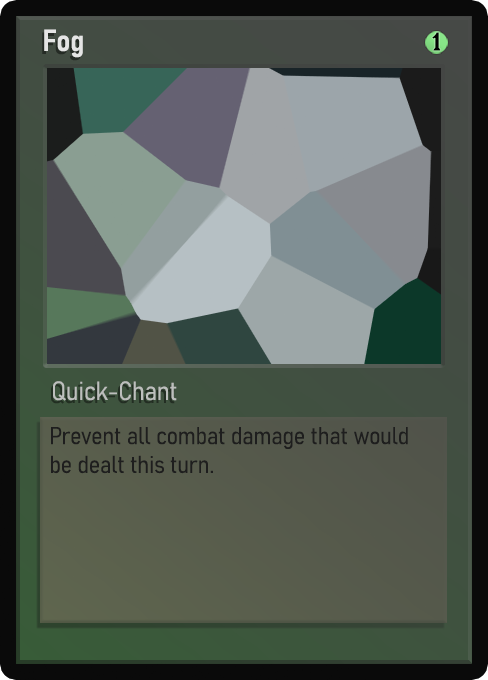
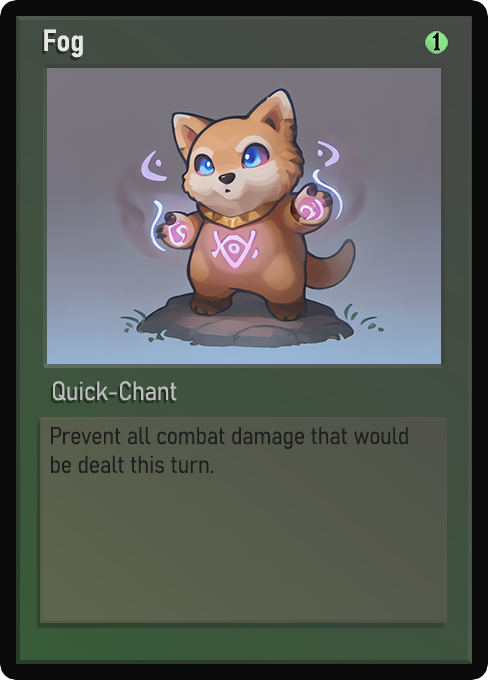
Comparing the layer stacks of the two 488×680 images. Changes:
painted on "Name" over [57, 35, 83, 57]
painted on "Class" over [55, 383, 156, 401]
painted on "Desc_norm" over [56, 428, 406, 474]
painted on "Artwork" over [47, 68, 441, 364]
